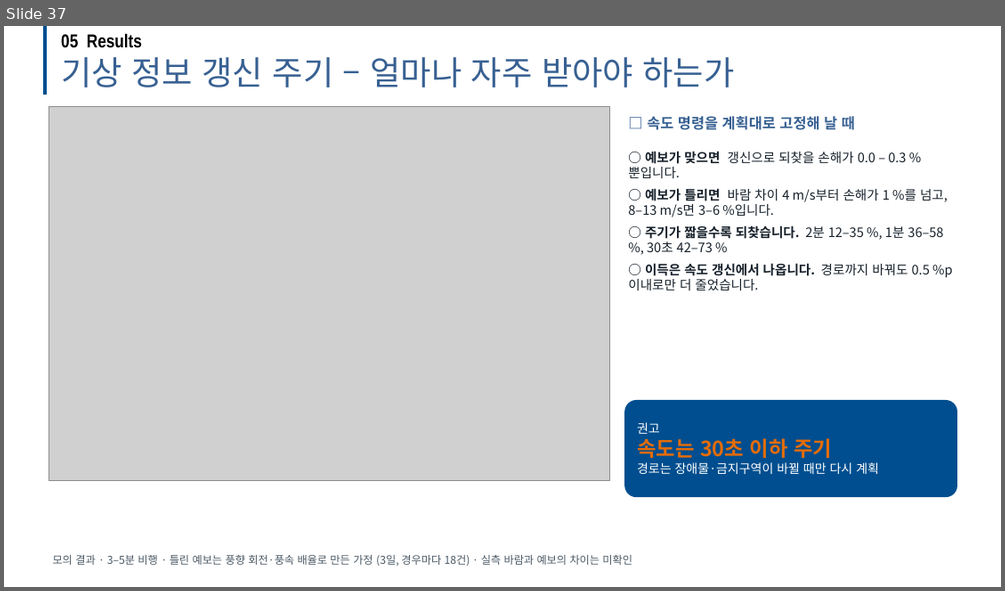
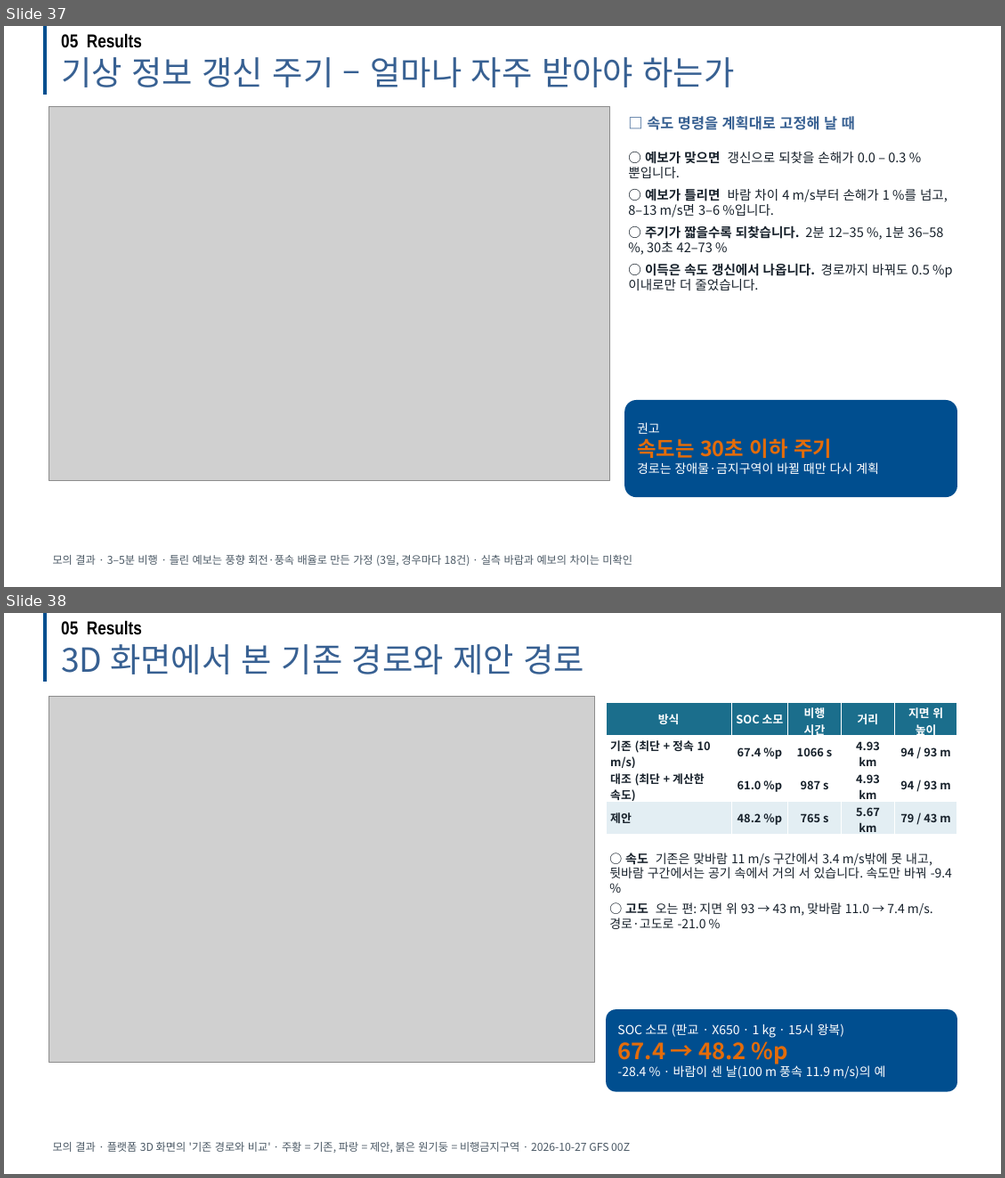
Before and after one commit to dnfl5345/Drone_path_opt, a slide deck: docs/drone_soc_academic_talk.pptx. Shown one above the other, each under a label of ours: slide 37 before the commit, slides 37 and 38 after it. The pictures are 1005x591 and 1005x1178 pixels, drawn with LibreOffice and Linux fonts; fonts in the diff are those of the drawing; grey boxes stand for pictures; background and template pictures are left out. Boxes give left, top, right and bottom in pixels: in the first picture for what was removed or moved away, otherwise in the second. Text is boxed around its words. In the diff, an @@ line names an element or a change of style, - is before the commit and + after.

```diff
--- a/docs/drone_soc_academic_talk.pptx
+++ b/docs/drone_soc_academic_talk.pptx
@@ slide 38 added at (4,613,1001,1174), background #FFFFFF @@
@@ line added from (44, 613) to (44, 682), #004E8F 3.5 pt @@
@@ text added at (61,620,142,635), 18 pt, text #000000, bold @@
+05 Results
@@ text added at (61,644,585,674), 32 pt, text #376092 @@
+3D 화면에서 본 기존 경로와 제안 경로
@@ picture added at (48,696,595,1062) @@
@@ table added at (606,703,957,835), 4 rows, 5 columns @@
+방식 | SOC 소모 | 비행 시간 | 거리 | 지면 위 높이
+기존 (최단 + 정속 10 m/s) | 67.4 %p | 1066 s | 4.93 km | 94 / 93 m
+대조 (최단 + 계산한 속도) | 61.0 %p | 987 s | 4.93 km | 94 / 93 m
+제안 | 48.2 %p | 765 s | 5.67 km | 79 / 43 m
@@ text added at (609,852,952,929), 12 pt, text #16202A @@
+○ 속도 기존은 맞바람 11 m/s 구간에서 3.4 m/s밖에 못 내고, 뒷바람 구간에서는 공기 속에서 거의 서 있습니다. 속도만 바꿔 -9.4 %
+○ 고도 오는 편: 지면 위 93 → 43 m, 맞바람 11.0 → 7.4 m/s. 경로·고도로 -21.0 %
@@ rounded rectangle added at (606,1009,957,1092), fill #004E8F, 12 pt, text #FFFFFF @@
+SOC 소모 (판교 · X650 · 1 kg · 15시 왕복)
+67.4 → 48.2 %p
+-28.4 % · 바람이 센 날(100 m 풍속 11.9 m/s)의 예
@@ text added at (53,1142,630,1152), 10.5 pt, text #4C5A66 @@
+모의 결과 · 플랫폼 3D 화면의 '기존 경로와 비교' · 주황 = 기존, 파랑 = 제안, 붉은 원기둥 = 비행금지구역 · 2026-10-27 GFS 00Z
```
Also in this commit, not shown: 3 slides changed, 4 other slides added, 4 other files.
